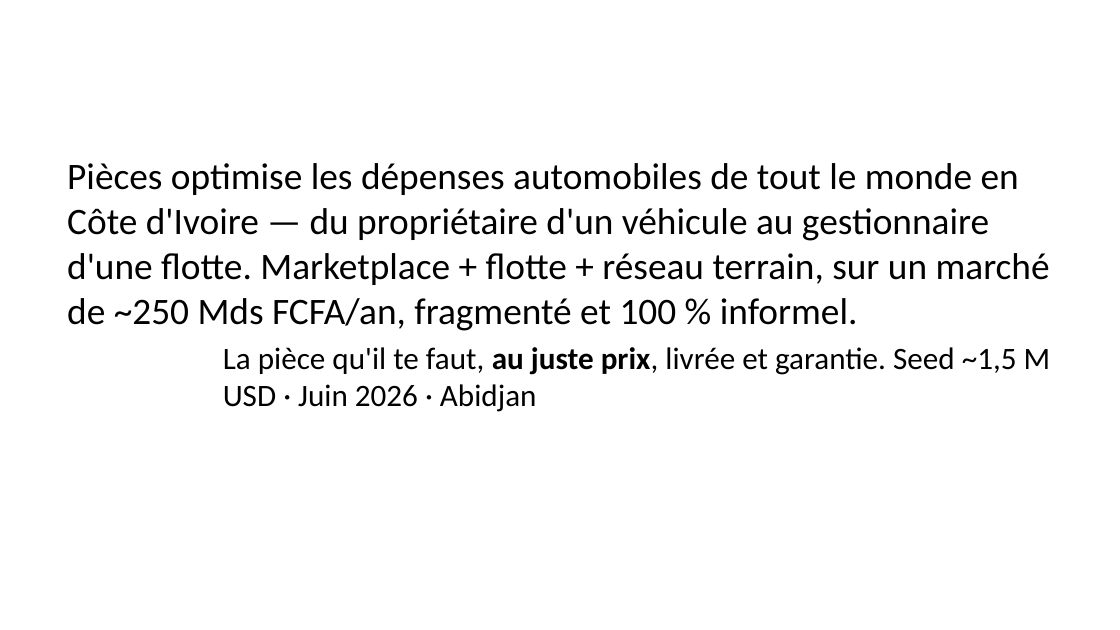
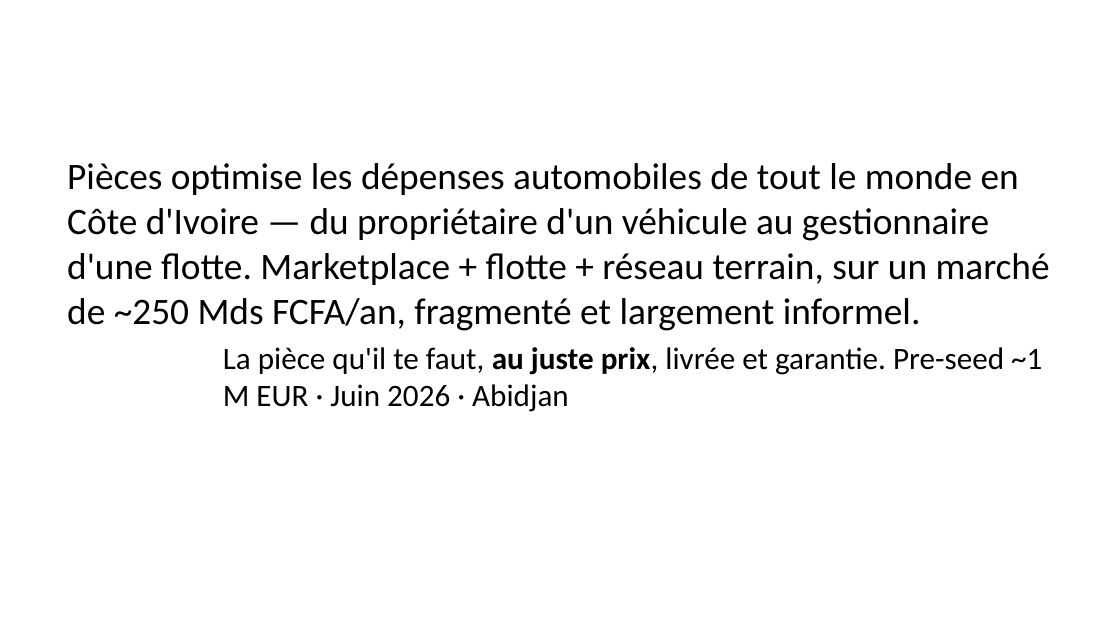
Before and after one commit to Fefer79/pieces, a slide deck: slide 2 of docs/pitch-deck-pieces-2026-06.pptx. Drawn at 1120x630 pixels with LibreOffice and Linux fonts; fonts in the diff are those of the drawing. Boxes give left, top, right and bottom in pixels: in the first picture for what was removed or moved away, otherwise in the second. Text is boxed around its words. In the diff, an @@ line names an element or a change of style, - is before the commit and + after.

```diff
--- a/docs/pitch-deck-pieces-2026-06.pptx
+++ b/docs/pitch-deck-pieces-2026-06.pptx
@@ text at (67, 163, 1050, 412): text changed @@
-Pièces optimise les dépenses automobiles de tout le monde en Côte d'Ivoire — du propriétaire d'un véhicule au gestionnaire d'une flotte. Marketplace + flotte + réseau terrain, sur un marché de ~250 Mds FCFA/an, fragmenté et 100 % informel.
-La pièce qu'il te faut, au juste prix, livrée et garantie. Seed ~1,5 M USD · Juin 2026 · Abidjan
+Pièces optimise les dépenses automobiles de tout le monde en Côte d'Ivoire — du propriétaire d'un véhicule au gestionnaire d'une flotte. Marketplace + flotte + réseau terrain, sur un marché de ~250 Mds FCFA/an, fragmenté et largement informel.
+La pièce qu'il te faut, au juste prix, livrée et garantie. Pre-seed ~1 M EUR · Juin 2026 · Abidjan
```
Also in this commit, not shown: 8 other slides changed, 3 other files.
